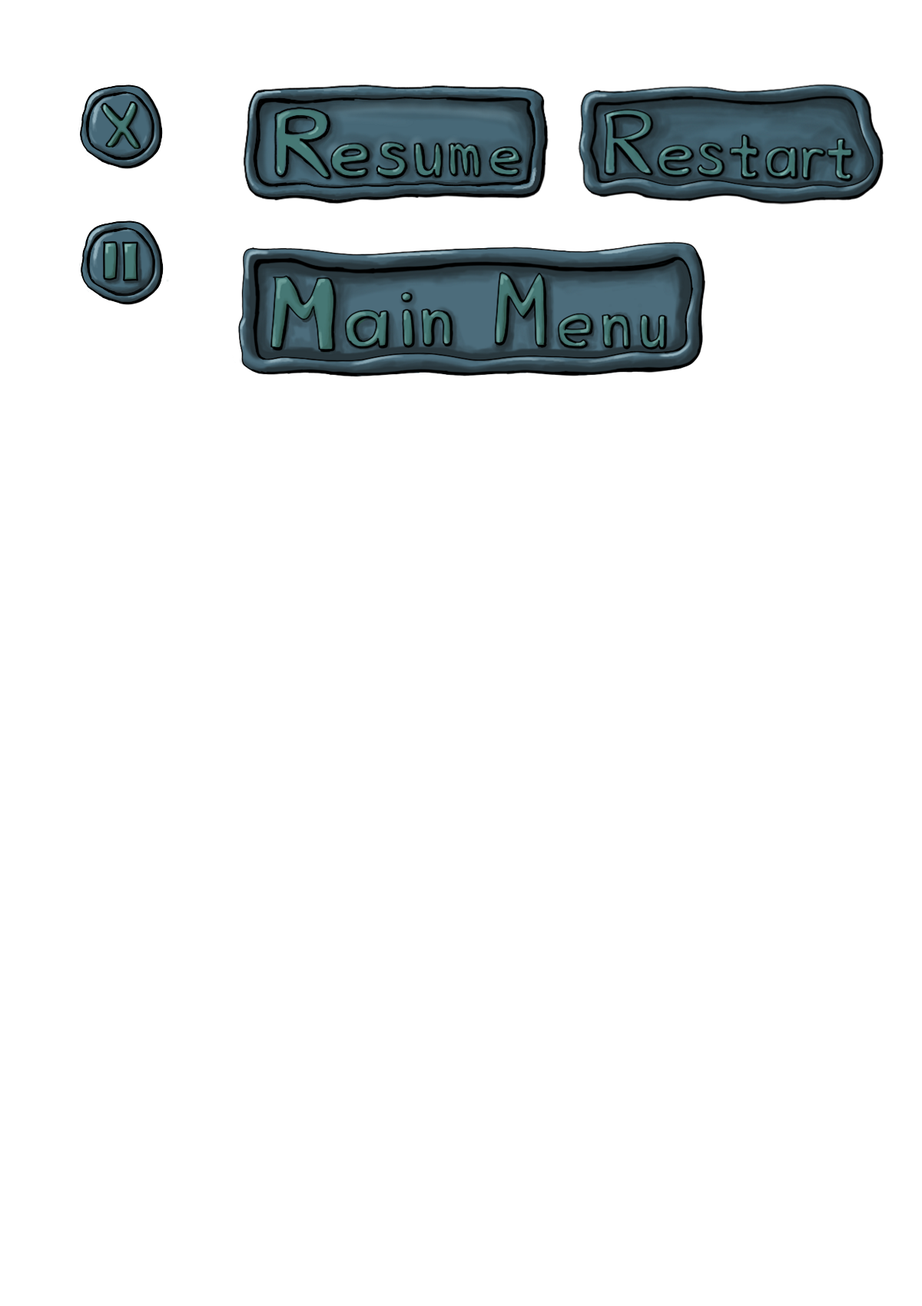
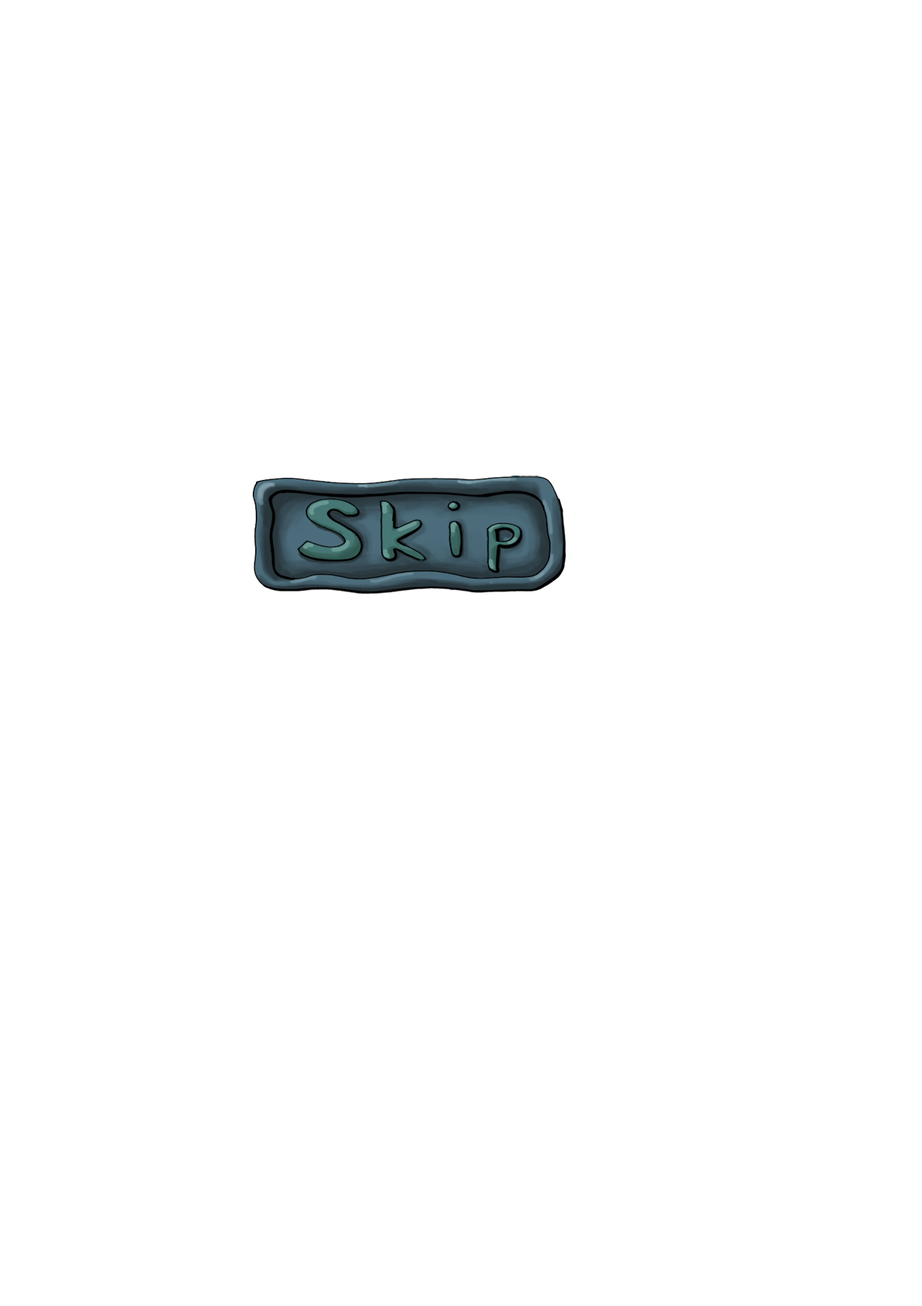
Two versions of the same layered image (922 x 1306). Layer-by-layer changes:
added layer "Layer 8" above "Main Menu" over <box>234,245,689,596</box>
renamed "Layer 12" to "Main Menu", hid it, painted on it over <box>234,196,716,378</box>
hid "Restart" over <box>540,82,885,246</box>
hid "Resume", painted on it over <box>243,84,590,205</box>
hid "Pause", painted on it over <box>79,147,246,345</box>
hid "Cross", painted on it over <box>78,82,640,345</box>
